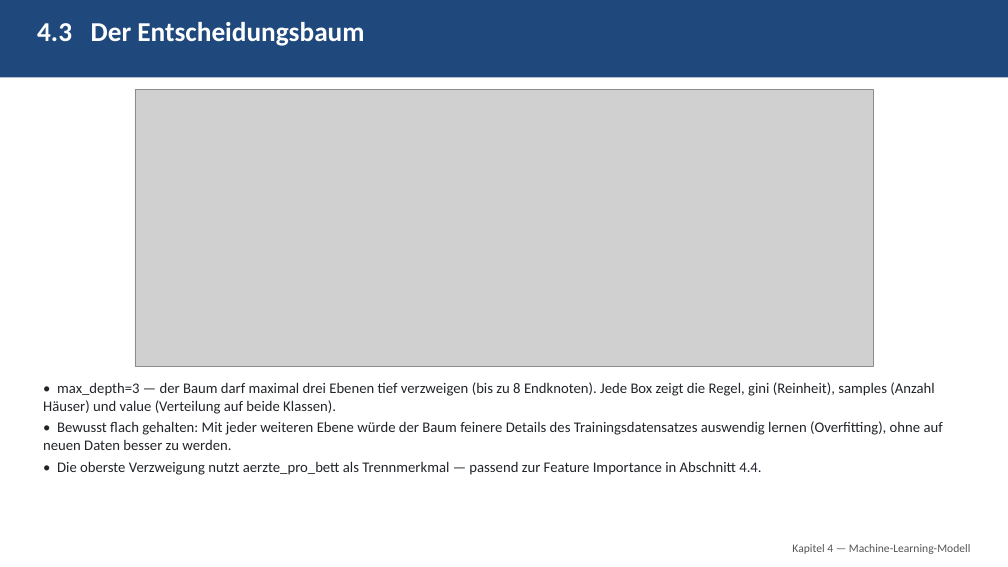
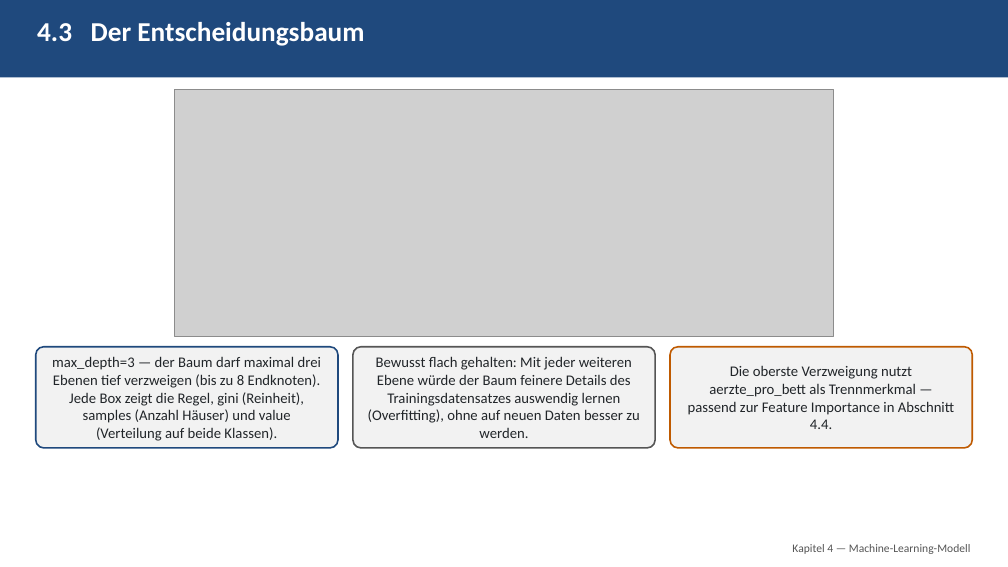
Before and after one commit to eufunk/Qualitaets_Muster_Finder, a slide deck: slide 24 of Doku/PPT/Projektbegleitende_Praesentation.pptx (slide 29 before the commit). Drawn at 1008x567 pixels with LibreOffice and Linux fonts; fonts in the diff are those of the drawing; grey boxes stand for pictures. Boxes give left, top, right and bottom in pixels: in the first picture for what was removed or moved away, otherwise in the second. Text is boxed around its words. In the diff, an @@ line names an element or a change of style, - is before the commit and + after.

```diff
--- a/Doku/PPT/Projektbegleitende_Praesentation.pptx
+++ b/Doku/PPT/Projektbegleitende_Praesentation.pptx
@@ picture: place and size @@
-picture at [135, 89, 873, 366]
+picture at [175, 89, 833, 337]
@@ rounded rectangle "max_depth=3 — der Baum darf ...": place and size @@
-rounded rectangle "max_depth=3 — der Baum darf ..." at [43, 382, 943, 475]
+rounded rectangle "max_depth=3 — der Baum darf ..." at [36, 347, 338, 448]
@@ rounded rectangle "max_depth=3 — der Baum darf ..." at [36, 347, 338, 448]: vertical alignment top to middle; fill none to #F2F2F2; outline none to #1F497D 1.5 pt @@
@@ text in rounded rectangle at [52, 356, 321, 441]: text changed @@
-• max_depth=3 — der Baum darf maximal drei Ebenen tief verzweigen (bis zu 8 Endknoten). Jede Box zeigt die Regel, gini (Reinheit), samples (Anzahl Häuser) und value (Verteilung auf beide Klassen).
-• Bewusst flach gehalten: Mit jeder weiteren Ebene würde der Baum feinere Details des Trainingsdatensatzes auswendig lernen (Overfitting), ohne auf neuen Daten besser zu werden.
-• Die oberste Verzweigung nutzt aerzte_pro_bett als Trennmerkmal — passend zur Feature Importance in Abschnitt 4.4.
+max_depth=3 — der Baum darf maximal drei Ebenen tief verzweigen (bis zu 8 Endknoten). Jede Box zeigt die Regel, gini (Reinheit), samples (Anzahl Häuser) und value (Verteilung auf beide Klassen).
@@ rounded rectangle added at [353, 347, 656, 448], fill #F2F2F2, outline #555555 1.5 pt, 14 pt, text #212529 @@
+Bewusst flach gehalten: Mit jeder weiteren Ebene würde der Baum feinere Details des Trainingsdatensatzes auswendig lernen (Overfitting), ohne auf neuen Daten besser zu werden.
@@ rounded rectangle added at [670, 347, 972, 448], fill #F2F2F2, outline #BF5A00 1.5 pt, 14 pt, text #212529 @@
+Die oberste Verzweigung nutzt aerzte_pro_bett als Trennmerkmal — passend zur Feature Importance in Abschnitt 4.4.
```
Also in this commit, not shown: 25 other slides changed, 8 slides removed, 28 other files.
